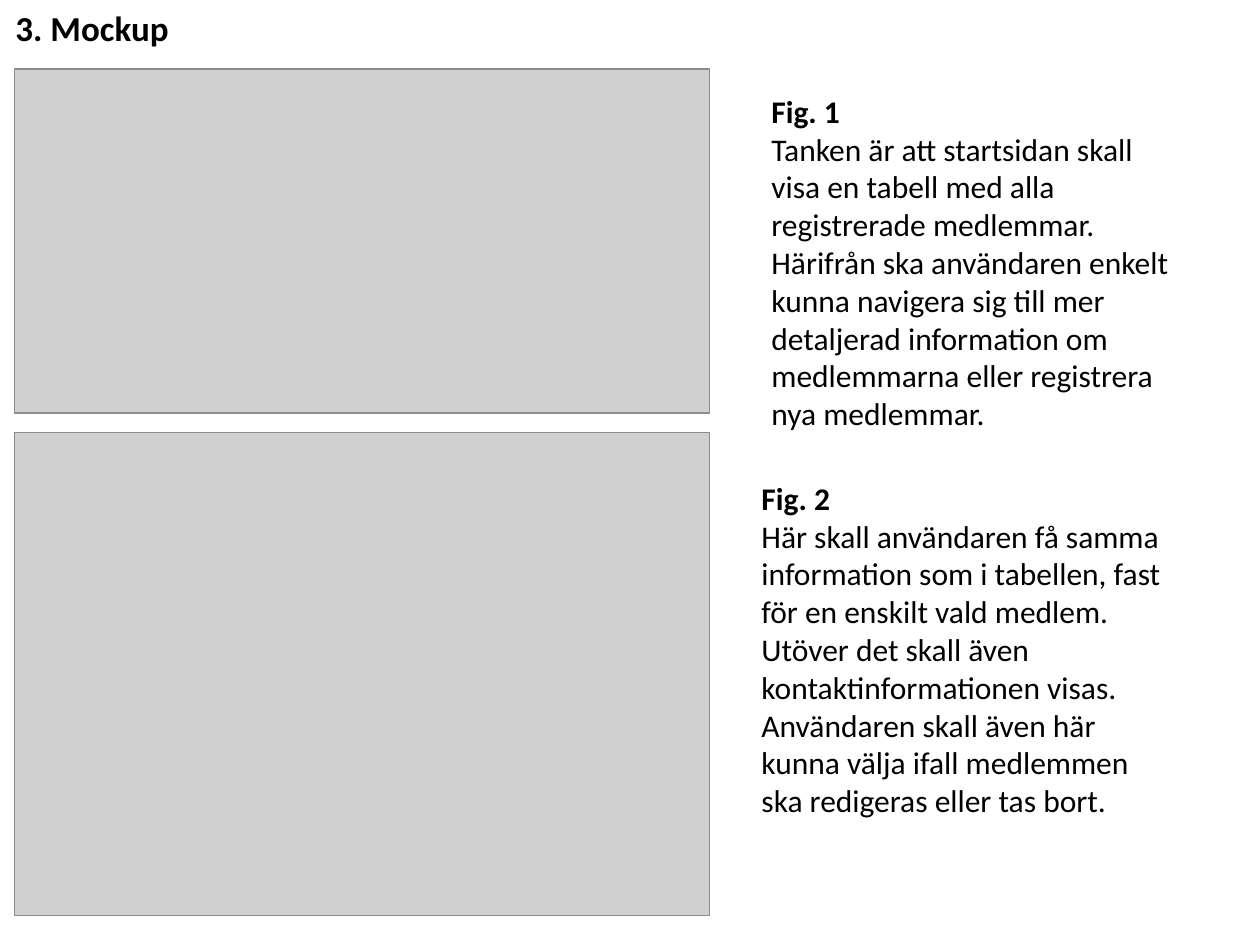
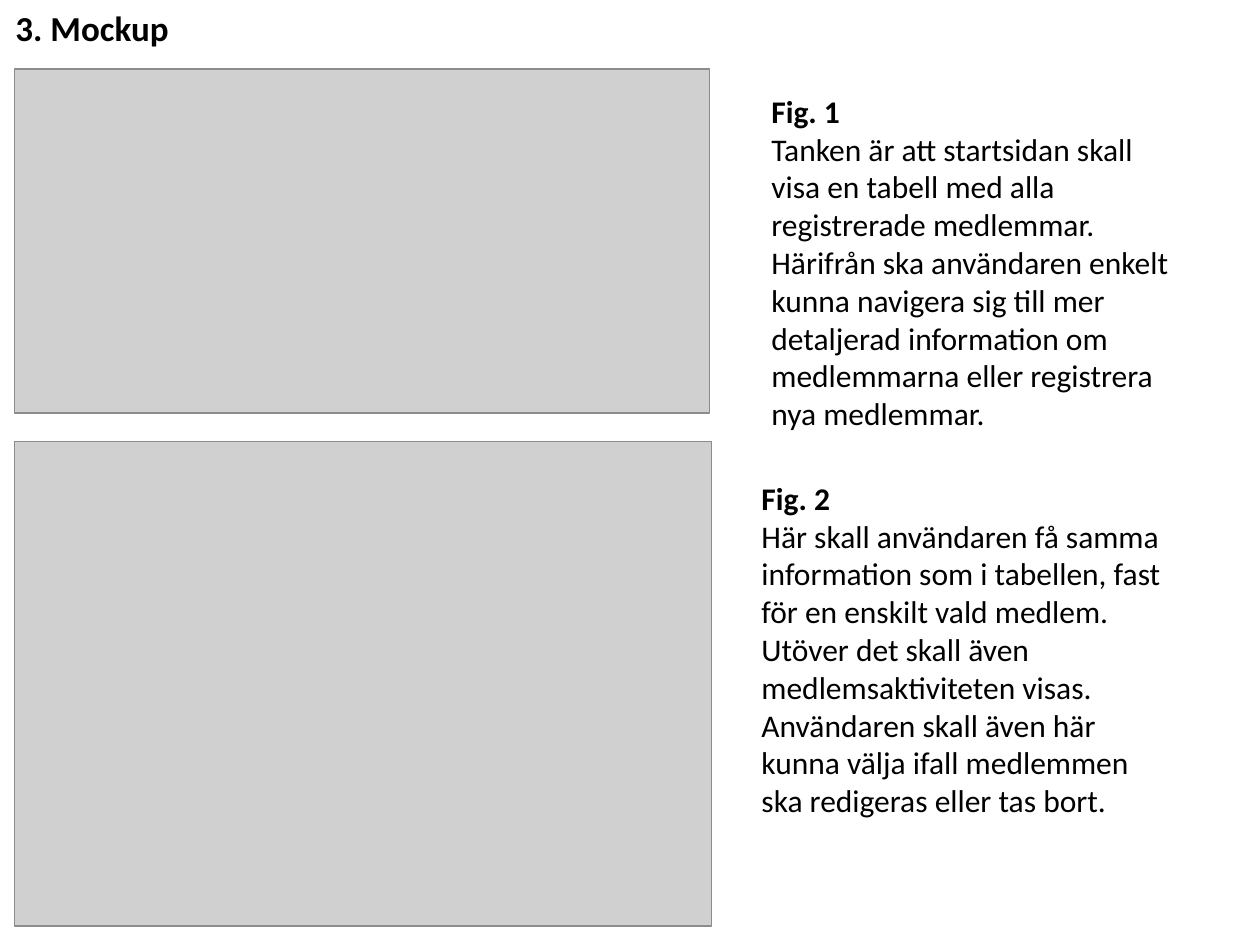
Before and after one commit to ed222an/vt14-3-1-individuellt-arbete, a slide deck: slide 4 of Dokumentation/Bilder & powerpoints/Idébeskrivning.pptx. Drawn at 1260x945 pixels with LibreOffice and Linux fonts; fonts in the diff are those of the drawing; grey boxes stand for pictures. Boxes give left, top, right and bottom in pixels: in the first picture for what was removed or moved away, otherwise in the second. Text is boxed around its words. In the diff, an @@ line names an element or a change of style, - is before the commit and + after.

```diff
--- a/Dokumentation/Bilder & powerpoints/Idébeskrivning.pptx
+++ b/Dokumentation/Bilder & powerpoints/Idébeskrivning.pptx
@@ picture: place and size @@
-picture at (15, 433, 709, 916)
+picture at (15, 442, 712, 926)
@@ text at (761, 525, 1161, 818): text changed @@
-Här skall användaren få samma information som i tabellen, fast för en enskilt vald medlem. Utöver det skall även kontaktinformationen visas. Användaren skall även här kunna välja ifall medlemmen ska redigeras eller tas bort.
+Här skall användaren få samma information som i tabellen, fast för en enskilt vald medlem. Utöver det skall även medlemsaktiviteten visas. Användaren skall även här kunna välja ifall medlemmen ska redigeras eller tas bort.
```
Also in this commit, not shown: 2 other slides changed, 3 other files.
